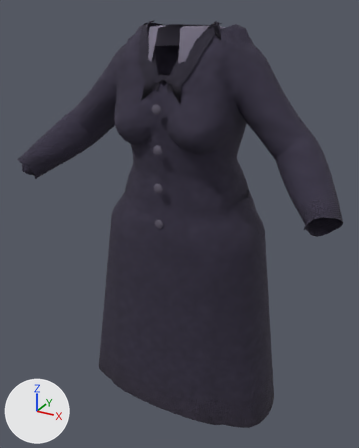
An edit to the glTF model game/assets/characters/cast/mae_kessler/mae_kessler__b_over.gltf, drawn before and after from the same camera.
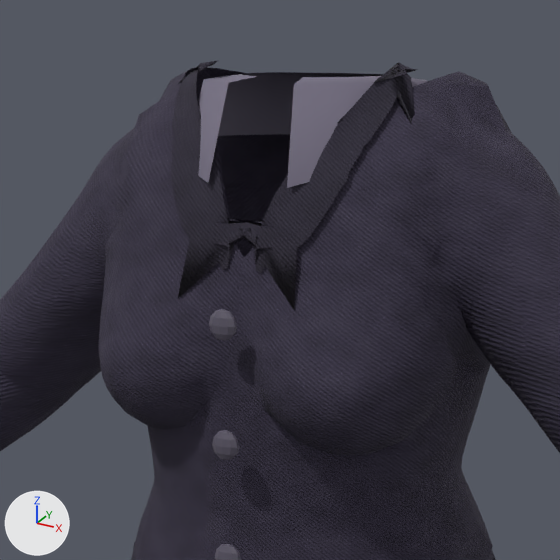
Each version appears first whole from a 50 mm lens placed at (0.629, -1.222, 1.421), pointed at (-0.01, -0.062, 0.841), and next in a close-up on the part from 23% to 75% of the width and 0% to 42% of the height. The lights are fixed; the arrows at lower left show +X, +Y and +Z. The first two pictures are the older version.

The first close-up shows 'CoatTop', 'Collar.001', 'Lapels', 'Trim_Buttons_0'.
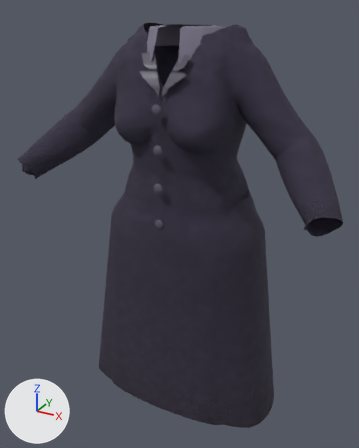
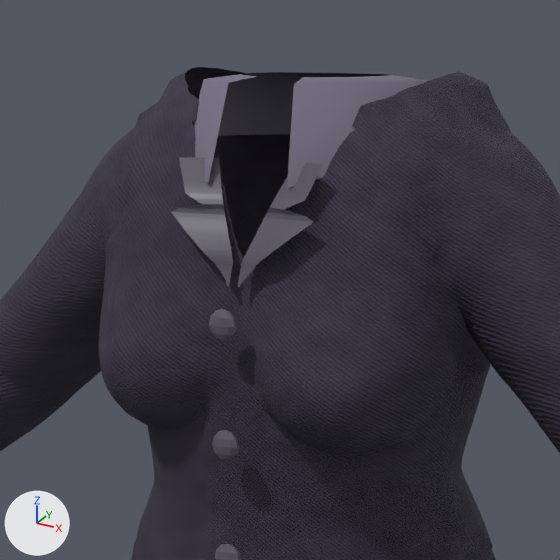
Diff of the bpy script that builds the scene:
```diff
--- a/game/assets/characters/cast/mae_kessler/mae_kessler__b_over.gltf.py
+++ b/game/assets/characters/cast/mae_kessler/mae_kessler__b_over.gltf.py
@@ img_cast_mae_kessler_mae_kessler_b_over_buttons_0_roughness @@
+img_cast_mae_kessler_mae_kessler_b_over_buttons_0_roughness = load_image('cast_mae_kessler_mae_kessler_b_over_buttons_0_roughness', '../adela_voss/cast_adela_voss_adela_voss_a_over_buttons_0_roughness.png', 16, 16, 'Non-Color')
@@ img_cast_mae_kessler_mae_kessler_b_over_collar_normal @@
+img_cast_mae_kessler_mae_kessler_b_over_collar_normal = load_image('cast_mae_kessler_mae_kessler_b_over_collar_normal', '../adela_voss/cast_adela_voss_adela_voss_a_over_buttons_0_normal.png', 16, 16, 'Non-Color')
@@ img_cast_mae_kessler_mae_kessler_b_over_revers_1_albedo @@
+img_cast_mae_kessler_mae_kessler_b_over_revers_1_albedo = load_image('cast_mae_kessler_mae_kessler_b_over_revers_1_albedo', 'cast_mae_kessler_mae_kessler_b_over_revers_1_albedo.png', 16, 16, 'sRGB')
@@ mat_cast_mae_kessler_mae_kessler_b_over_revers_1 @@
+mat_cast_mae_kessler_mae_kessler_b_over_revers_1 = bpy.data.materials.new('cast_mae_kessler_mae_kessler_b_over_revers_1')
+# uses the picture img_cast_mae_kessler_mae_kessler_b_over_buttons_0_roughness
+# uses the picture img_cast_mae_kessler_mae_kessler_b_over_collar_normal
+# uses the picture img_cast_mae_kessler_mae_kessler_b_over_revers_1_albedo
@@ me_trim_002 @@
+me_trim_002.from_pydata(...)  # 104 vertices, 100 faces; spans x -0.0669..0.0669, y -0.1767..-0.1365, z 1.2205..1.3155
+me_trim_002.materials.append(mat_cast_mae_kessler_mae_kessler_b_over_revers_1)
@@ ob_lapels @@
-ob_lapels = bpy.data.objects.new('Lapels', me_lapels)
-ob_lapels.location = (0.0, 0.0, 0.0)
@@ ob_trim_revers_1 @@
+ob_trim_revers_1 = bpy.data.objects.new('Trim_Revers_1', me_trim_002)
+ob_trim_revers_1.location = (0.0, 0.0, 0.0)
```

What differs and where, as boxes [x1, y1, x2, y2] in the close-ups (560 x 560 px):
'Lapels', deleted
    before: [171, 61, 418, 310]
'Trim_Revers_1', added
    after: [171, 157, 323, 287]
